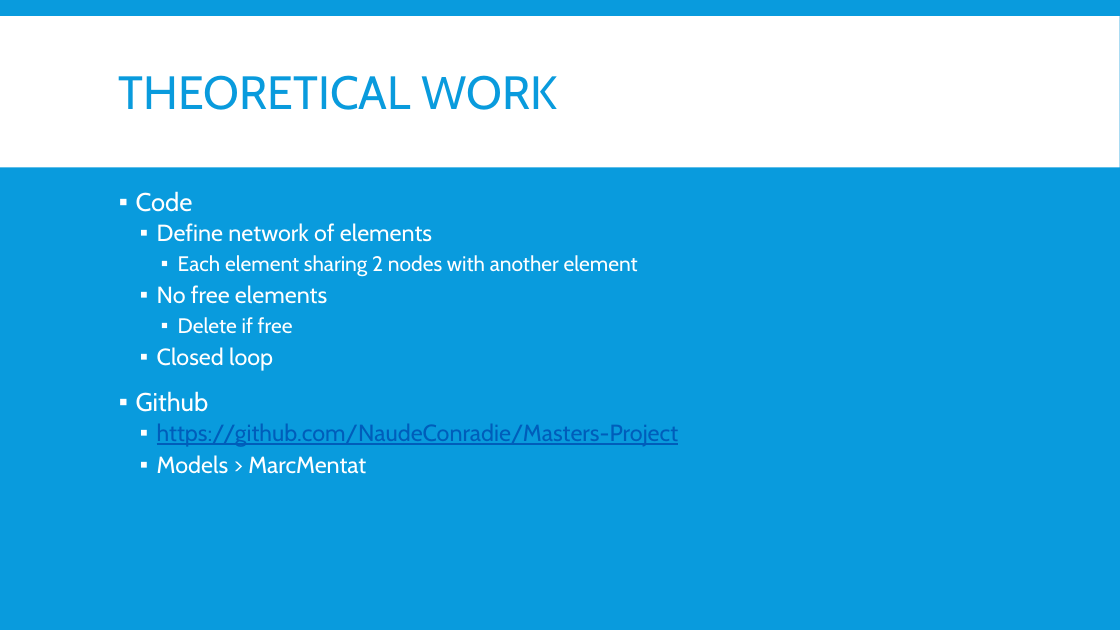
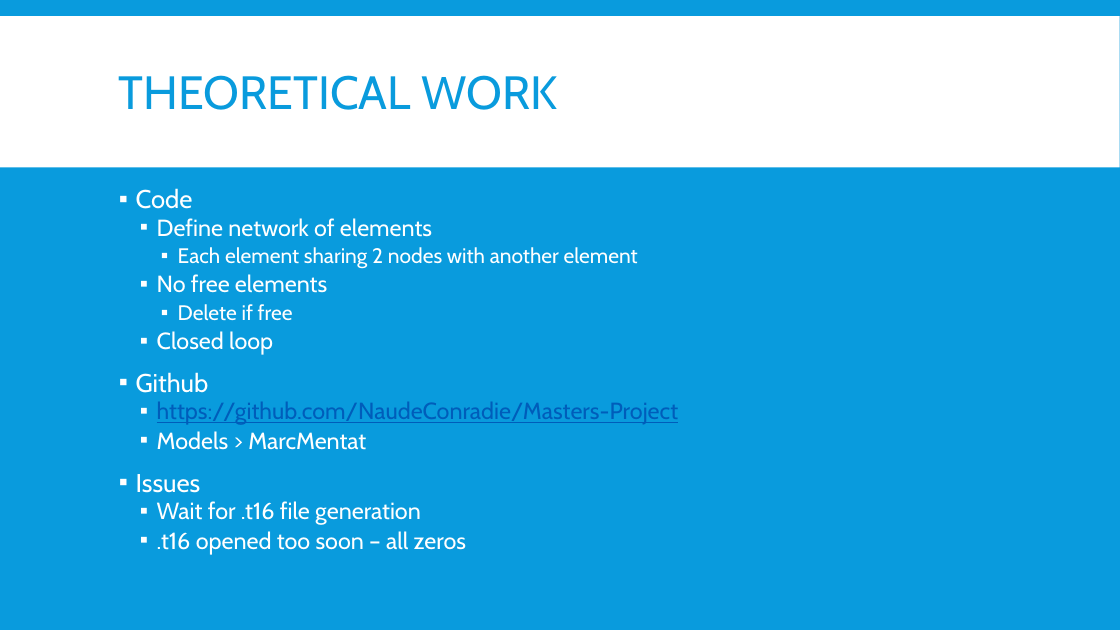
Before and after one commit to NaudeConradie/Masters-Project, a slide deck: slide 2 of Presentations/Meetings/2020-03-30/Meeting2020-03-30.pptx. Drawn at 1120x630 pixels with LibreOffice and Linux fonts; fonts in the diff are those of the drawing. Boxes give left, top, right and bottom in pixels: in the first picture for what was removed or moved away, otherwise in the second. Text is boxed around its words. In the diff, an @@ line names an element or a change of style, - is before the commit and + after.

```diff
--- a/Presentations/Meetings/2020-03-30/Meeting2020-03-30.pptx
+++ b/Presentations/Meetings/2020-03-30/Meeting2020-03-30.pptx
@@ text at (x1=136, y1=188, x2=678, y2=450): line spacing 0.9 to 0.8 @@
@@ text at (x1=136, y1=474, x2=466, y2=555): paragraphs added @@
+▪ Issues
+  ▪ Wait for .t16 file generation
+  ▪ .t16 opened too soon – all zeros
```
Also in this commit, not shown: 42 other files.
